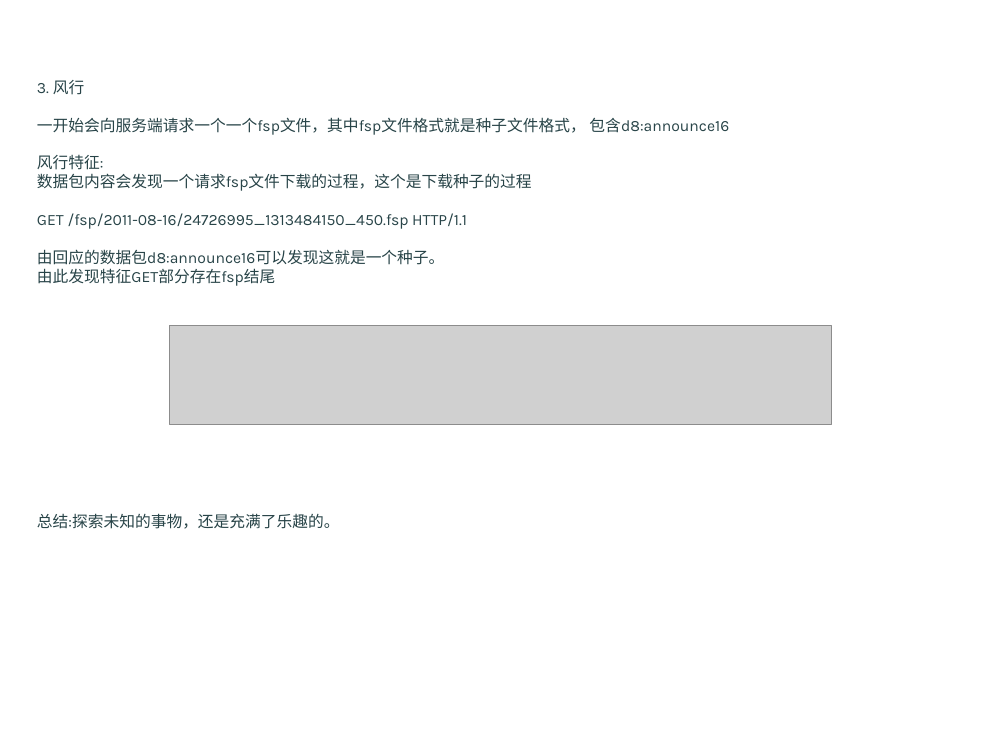
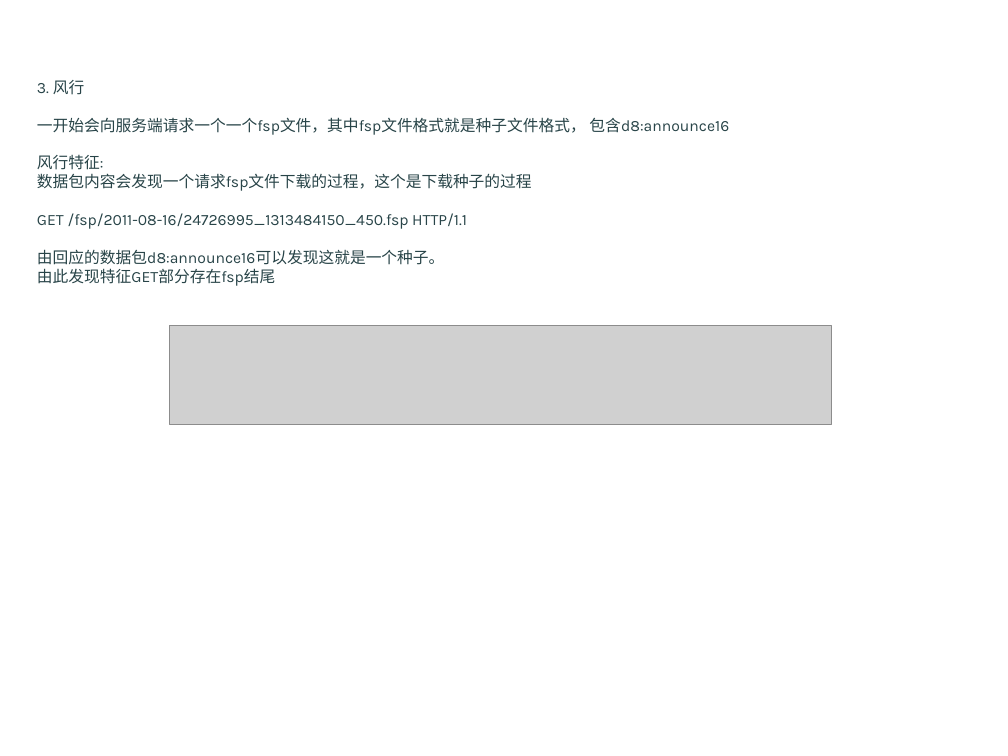
Before and after one commit to Android-sec/app-protocol-analysis, a slide deck: slide 22 of app protocol analysis.pptx. Drawn at 1008x756 pixels with LibreOffice and Linux fonts; fonts in the diff are those of the drawing; grey boxes stand for pictures; background and template pictures are left out. Boxes give left, top, right and bottom in pixels: in the first picture for what was removed or moved away, otherwise in the second. Text is boxed around its words. In the diff, an @@ line names an element or a change of style, - is before the commit and + after.

```diff
--- a/app protocol analysis.pptx
+++ b/app protocol analysis.pptx
@@ text at <box>37,513,340,529</box>: paragraph removed @@
-总结:探索未知的事物，还是充满了乐趣的。
```
Also in this commit, not shown: 2 other slides changed, 1 slide added.
